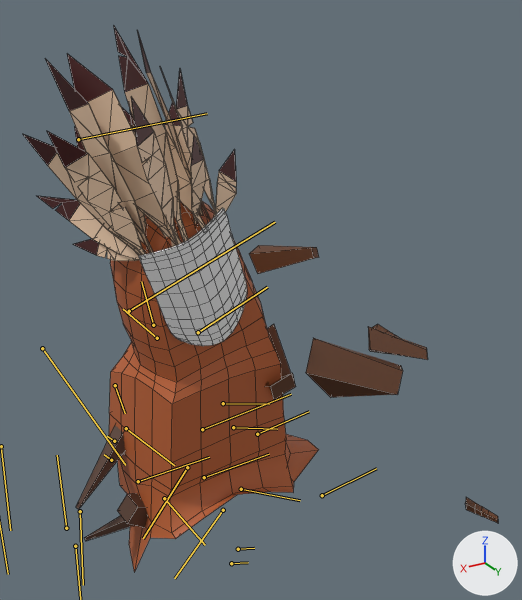
The FBX model Peacepipe_github_coop/Assets/Standard Assets/object/PERSONAGI/pers_3_sidit(for camp) 2/pers_1_sidit.fbx, before and after one commit.
Camera for both pictures: a 50 mm lens placed at (0.0348, 0.1593, 0.1327), pointed at (-0.0532, 0.0125, 0.0593). The axes (+X, +Y, +Z) are drawn at lower right. The lights are the same throughout. Both versions are drawn at frame 73 of the action 'ArmatureAction'; the numbers are the values there. The bones that bend it are drawn over the model as lines. Mesh edges are drawn as thin lines.
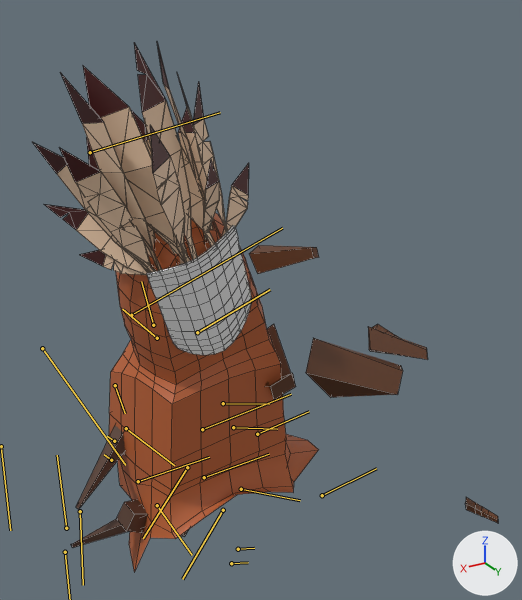
Pixel boxes [x1, y1, x2, y2] of what changed, in the pictures (522 x 600 px):
'Cube', posed: before [23, 27, 498, 572]; after [32, 43, 498, 572]
bone 'Bone_002', root to tip: before (198, 332) to (267, 287); after (197, 332) to (270, 289)
bone 'Bone_013', root to tip: before (223, 510) to (174, 578); after (223, 510) to (182, 579)
bone 'Bone_014', root to tip: before (164, 498) to (205, 545); after (157, 505) to (192, 555)

The change in detail:
Bone 'Bone_002' (bone_bone_002) turns from (2, 1, -15) to (-1, 8, -15) degrees about its own x, y and z.
Bone 'Bone_013' (bone_bone_013) turns from (0, -11, -125) to (0, -9, -118) degrees about its own x, y and z.
Bone 'Bone_014' (bone_bone_014) turns from (8, 14, 63) to (6, 12, 51) degrees about its own x, y and z.
